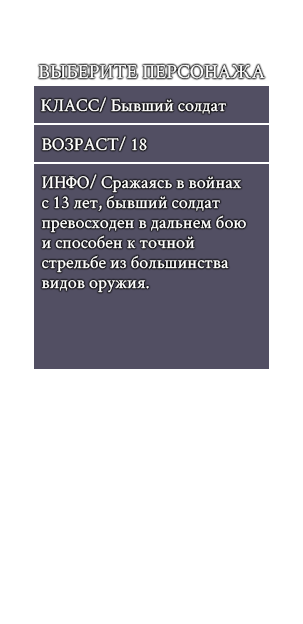
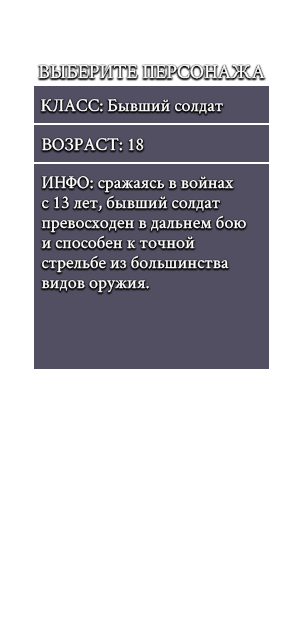
Two versions of the same layered image (303x624). Layer-by-layer changes:
renamed "ИНФО/ Сражаясь в войнах с 13 лет, бывший солдат превосходен в д" to "ИНФО: cражаясь в войнах с 13 лет, бывший солдат превосходен в д", painted on it over (41, 174, 246, 293)
renamed "ВОЗРАСТ/ 18" to "ВОЗРАСТ: 18", painted on it over (42, 136, 147, 151)
renamed "КЛАСС/ Бывший солдат" to "КЛАСС: Бывший солдат", painted on it over (41, 97, 227, 114)
